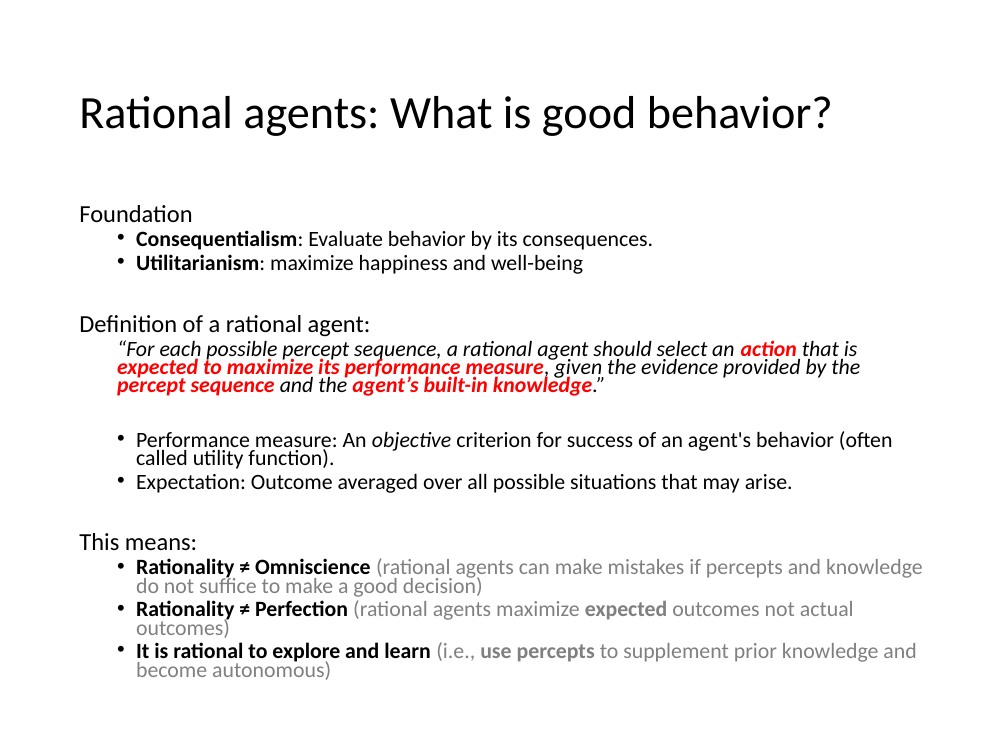
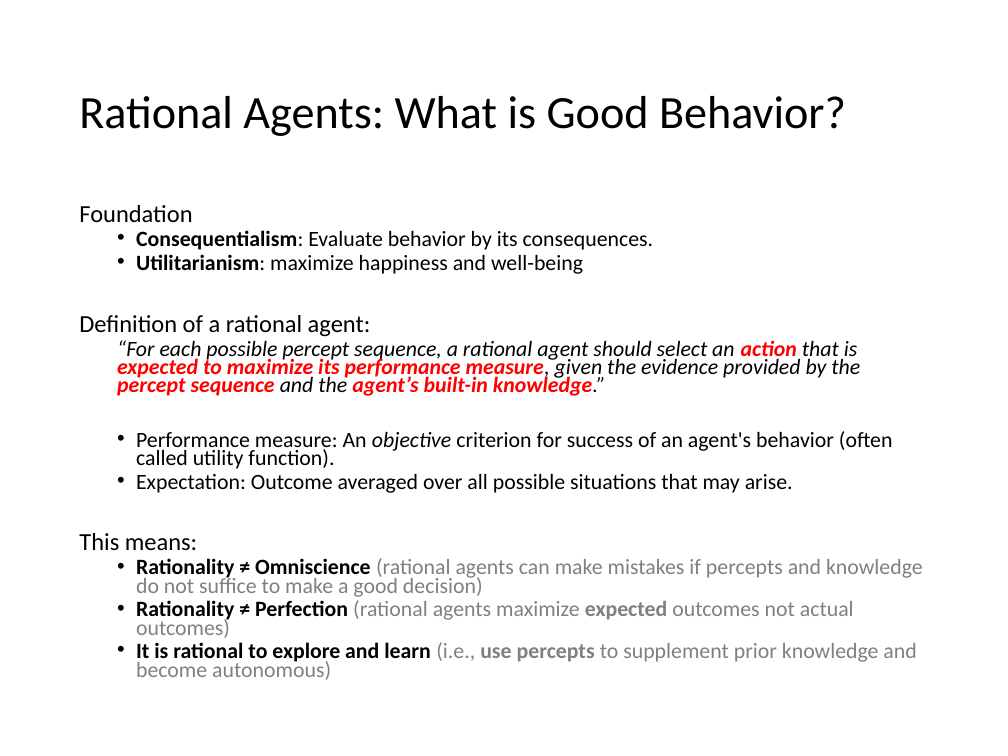
Before and after one commit to mhahsler/CS7320-AI, a slide deck: slide 8 of slides/02_agents.pptx (slide 6 before the commit). Drawn at 1008x756 pixels with LibreOffice and Linux fonts; fonts in the diff are those of the drawing. Boxes give left, top, right and bottom in pixels: in the first picture for what was removed or moved away, otherwise in the second. Text is boxed around its words. In the diff, an @@ line names an element or a change of style, - is before the commit and + after.

```diff
--- a/slides/02_agents.pptx
+++ b/slides/02_agents.pptx
@@ title at [79,96,846,136]: text changed @@
-Rational agents: What is good behavior?
+Rational Agents: What is Good Behavior?
```
Also in this commit, not shown: 23 other slides changed, 5 slides added, 1 other file.
